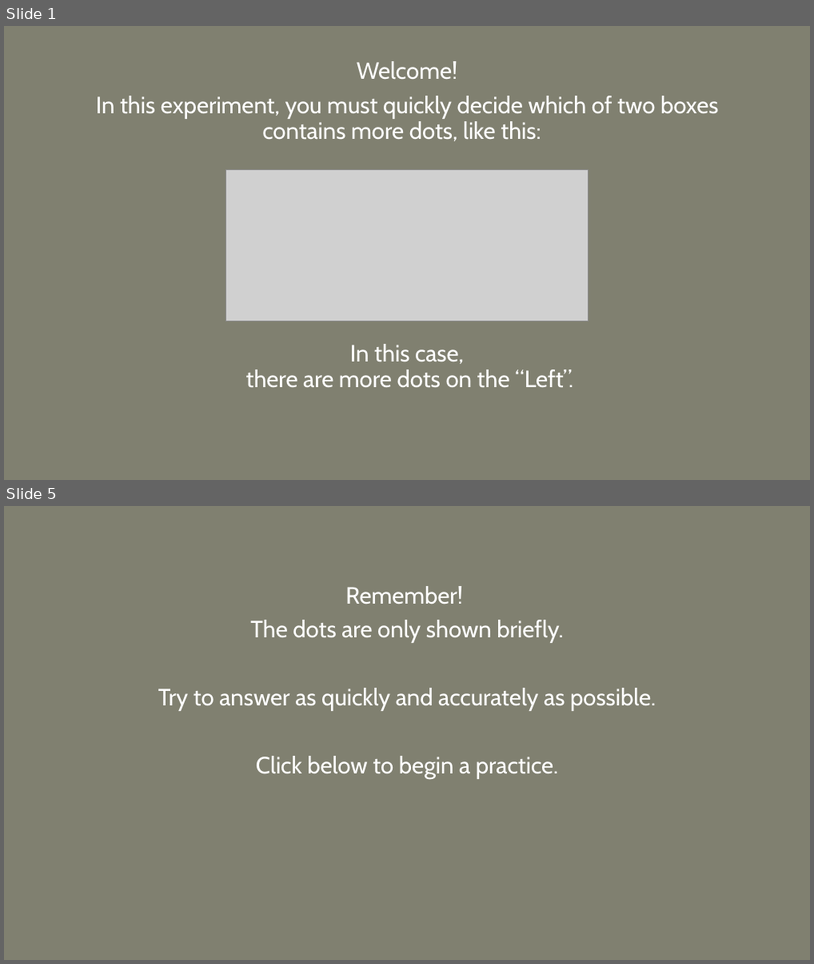
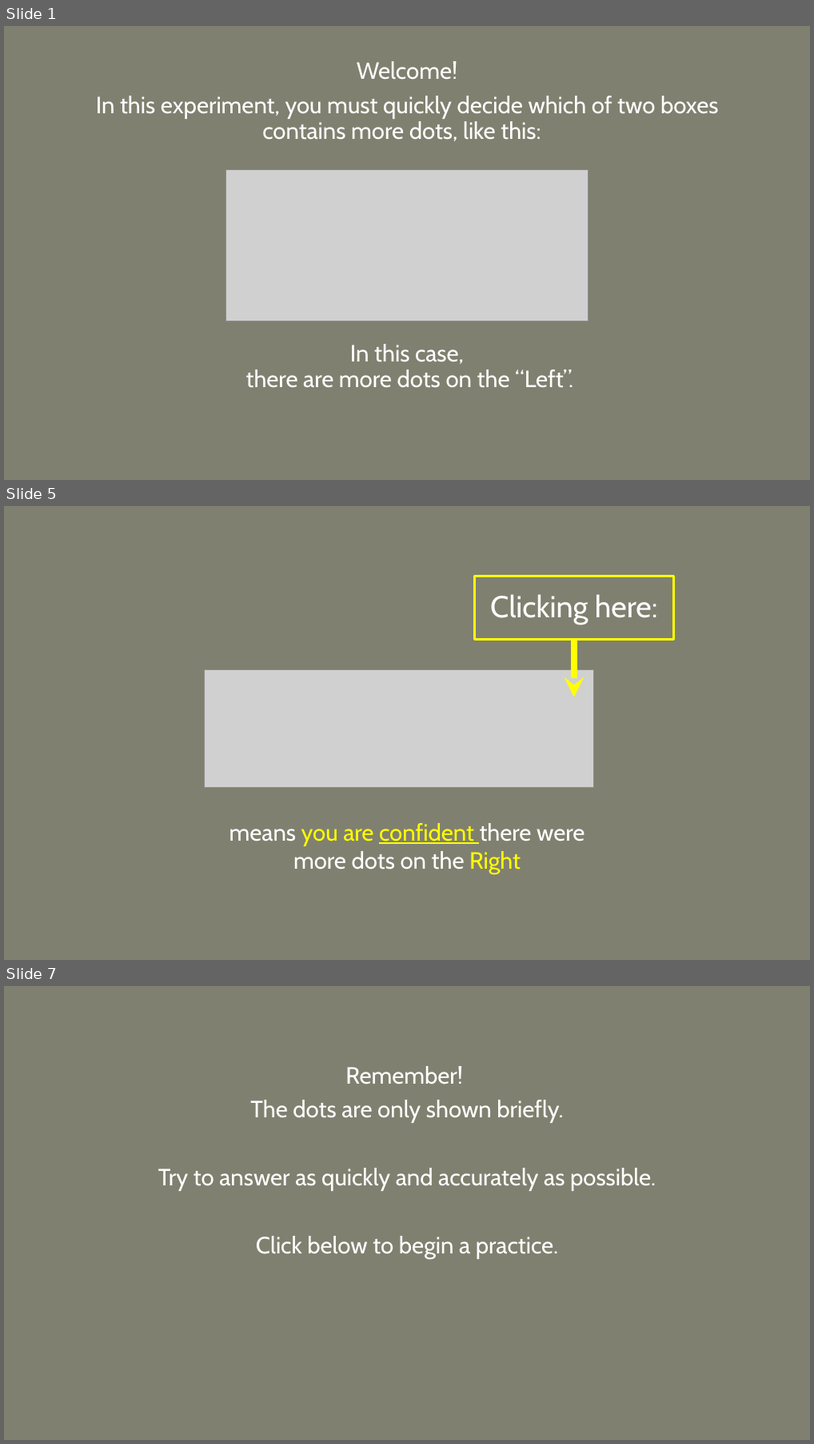
Before and after one commit to Davidson-MJ/js_ArtificialDotsAdvice, a slide deck: instruction-images/pracInstructions.pptx. Shown one above the other, each under a label of ours: slides 1 and 5 before the commit, slides 1, 5 and 7 after it; the slides between them are not shown. The pictures are 814x964 and 814x1444 pixels, drawn with LibreOffice and Linux fonts; fonts in the diff are those of the drawing; grey boxes stand for pictures. Boxes give left, top, right and bottom in pixels: in the first picture for what was removed or moved away, otherwise in the second. Text is boxed around its words. In the diff, an @@ line names an element or a change of style, - is before the commit and + after.

```diff
--- a/instruction-images/pracInstructions.pptx
+++ b/instruction-images/pracInstructions.pptx
@@ slide 5 added at (4, 506, 810, 960), background #808070 @@
@@ text added at (474, 576, 674, 639), fill #808070, outline #FFFF00 3 pt, 36 pt, text #FFFFFF @@
+Clicking here:
@@ arrow added from (574, 639) to (574, 697), #FFFF00 8 pt @@
@@ picture added at (204, 669, 594, 788) @@
@@ text added at (230, 823, 585, 874), 28 pt, text #FFFFFF @@
+means you are confident there were more dots on the Right
@@ what was slide 5 is now slide 7 @@
```
Also in this commit, not shown: 3 slides changed, 1 other slide added, 21 other files.
